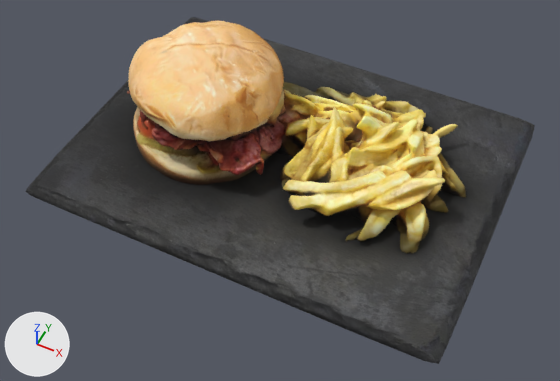
Before and after pictures for a commit that changed the glTF model Plato_03.glb.
Both versions are drawn from a 50 mm camera at (0.17, -0.37, 0.41) aimed at (0.009, -0.047, 0.006). The axes (+X, +Y, +Z) are drawn at lower left. The lights are the same throughout. The first picture is the older version.

The first picture shows 'BurgerTest03', 'Plato Pizarra'.
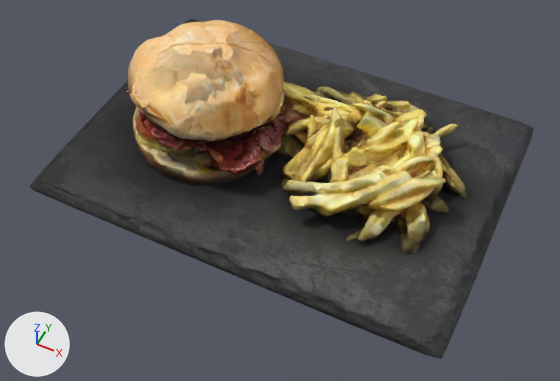
Changed parts and their boxes (x1, y1, x2, y2) in the pictures (560 x 381 px):
```json
{"object": "Plato Pizarra", "change": "rescaled", "before": [26, 17, 535, 364], "after": [30, 19, 534, 359]}
{"object": "BurgerTest03", "change": "recoloured, rescaled", "before": [127, 20, 466, 253], "after": [126, 20, 467, 254]}
```

Scene script edits in JSON lines:
```json
{"op": "add", "block": "img_burgerdiff_with_ao_002", "code": ["img_burgerdiff_with_ao_002 = load_image('BurgerDiff with AO.002', '_unpacked/BurgerDiff_with_AO.002', 1024, 1024, 'sRGB')"]}
{"op": "add", "block": "img_roughness_002_invert", "code": ["img_roughness_002_invert = load_image('Roughness.002_invert', '_unpacked/Roughness.002_invert', 512, 512, 'Non-Color')"]}
{"op": "add", "block": "img_burger_maps_substance_normal", "code": ["img_burger_maps_substance_normal = load_image('Burger_Maps_Substance_Normal', '_unpacked/Burger_Maps_Substance_Normal', 1024, 1024, 'Non-Color')"]}
{"op": "add", "block": "mat_burger_test03", "code": ["mat_burger_test03 = bpy.data.materials.new('Burger Test03')", "# uses the picture img_burger_maps_substance_normal", "# uses the picture img_burgerdiff_with_ao_002", "# uses the picture img_roughness_002_invert"]}
{"block": "me_3dmodel_002", "where": "me_3dmodel_002.from_pydata(...)  # 13751 vertices, 26789 faces; spans x -0.0761..0.0714, y -0.0389..0.0406, z 0.0015..0.044"}
{"op": "remove", "block": "me_3dmodel_002", "code": "me_3dmodel_002.materials.append(mat_3dmodel)  # picture img_burgerdiff_with_ao"}
{"op": "add", "block": "me_3dmodel_002", "code": "me_3dmodel_002.materials.append(mat_burger_test03)"}
{"op": "set", "path": "ob_plato_pizarra.scale", "old": "(0.177, 0.177, 0.177)", "new": "(0.177, 0.178, 0.172)"}
{"op": "set", "path": "ob_burgertest03.scale", "old": "(1.77, 1.77, 1.77)", "new": "(1.78, 1.78, 1.78)"}
```
